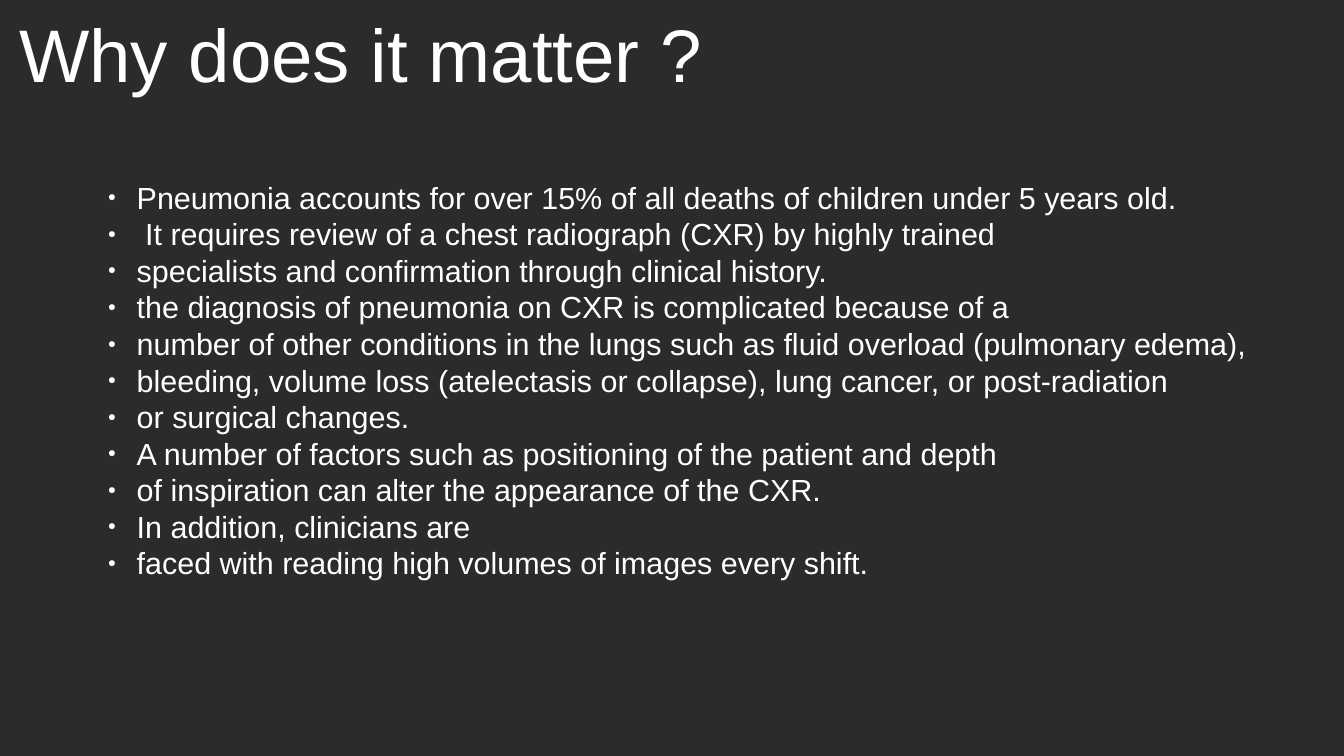
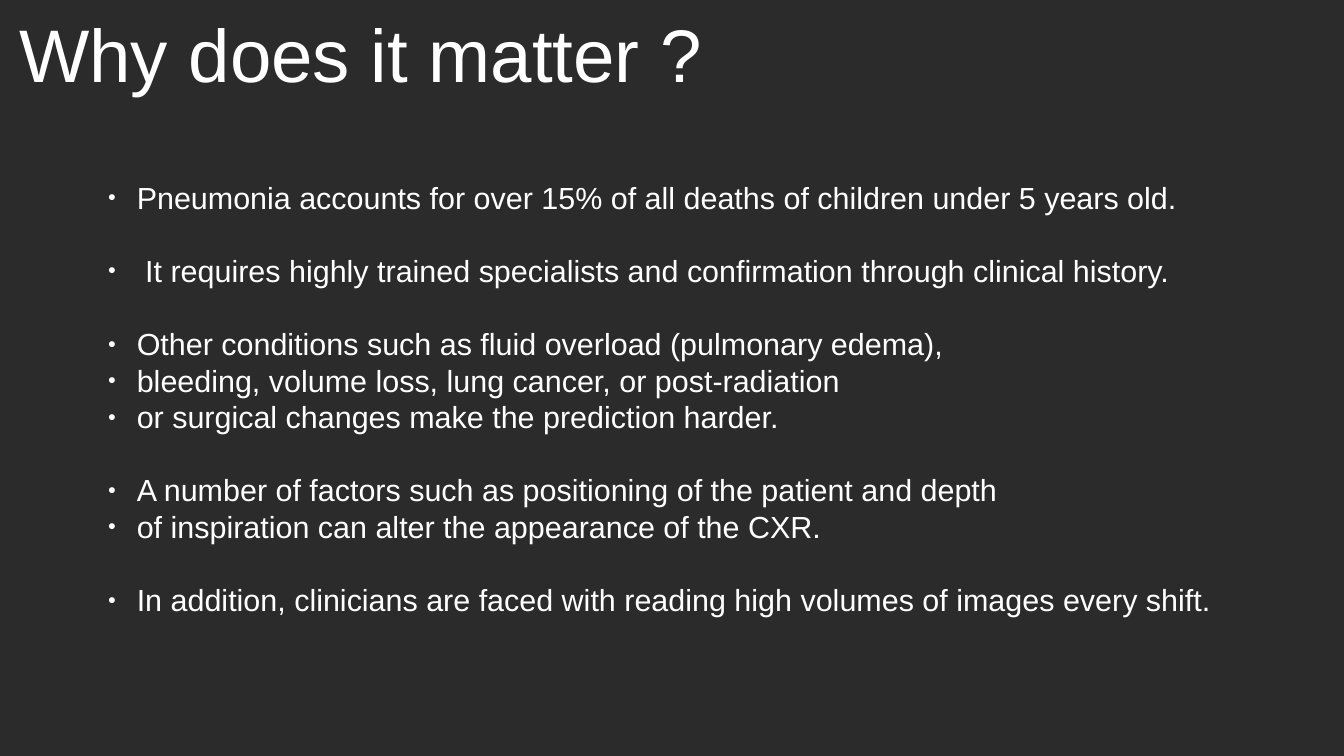
Before and after one commit to chekirou/Pneumonia_Classification, a slide deck: slide 2 of presentation.odp. Drawn at 1344x756 pixels with LibreOffice and Linux fonts; fonts in the diff are those of the drawing; background and template pictures are left out; a plain dark background stands for a picture behind light text. Boxes give left, top, right and bottom in pixels: in the first picture for what was removed or moved away, otherwise in the second. Text is boxed around its words. In the diff, an @@ line names an element or a change of style, - is before the commit and + after.

```diff
--- a/presentation.odp
+++ b/presentation.odp
@@ text at box(137, 260, 1169, 434): text changed @@
-● It requires review of a chest radiograph (CXR) by highly trained
-● specialists and confirmation through clinical history.
-● the diagnosis of pneumonia on CXR is complicated because of a
-● number of other conditions in the lungs such as fluid overload (pulmonary edema),
-● bleeding, volume loss (atelectasis or collapse), lung cancer, or post-radiation
-● or surgical changes.
+● It requires highly trained specialists and confirmation through clinical history.
+● Other conditions such as fluid overload (pulmonary edema),
+● bleeding, volume loss, lung cancer, or post-radiation
+● or surgical changes make the prediction harder.
@@ text at box(137, 589, 1210, 617): text changed @@
-● In addition, clinicians are
-● faced with reading high volumes of images every shift.
+● In addition, clinicians are faced with reading high volumes of images every shift.
```
Also in this commit, not shown: 2 other slides changed, 9 slides added, 4 slides removed, 24 other files.
